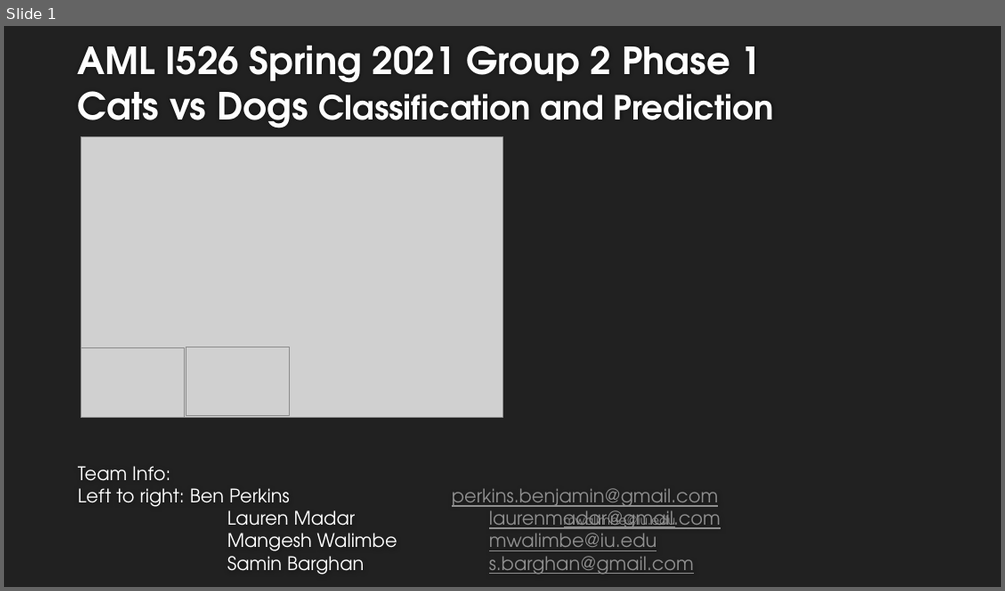
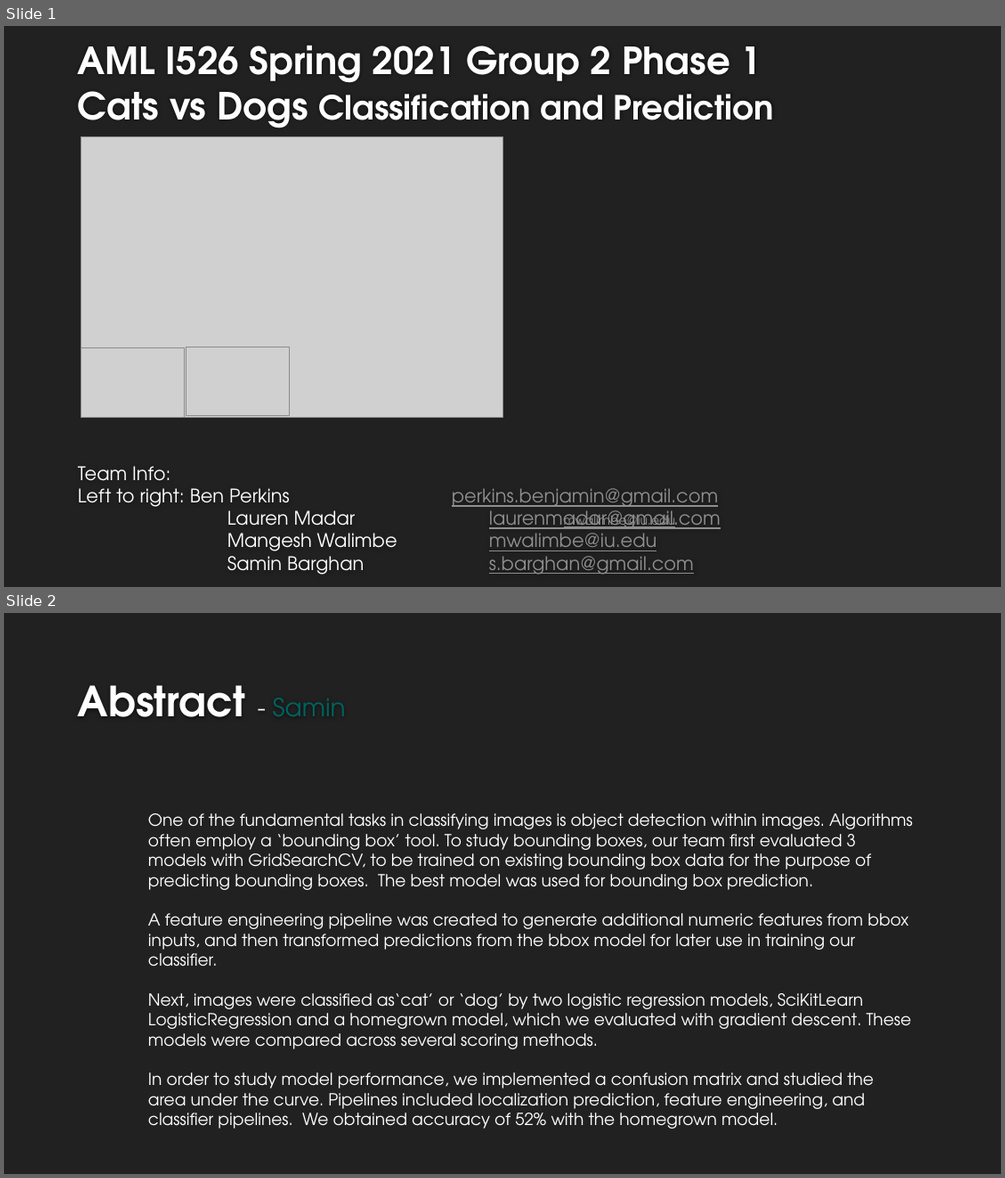
Before and after one commit to LaurenMadar/AML-finalgroup2, a slide deck: other/Group2_Phase1.pptx. Shown one above the other, each under a label of ours: slide 1 before the commit, slides 1 and 2 after it. The pictures are 1005x591 and 1005x1178 pixels, drawn with LibreOffice and Linux fonts; fonts in the diff are those of the drawing; grey boxes stand for pictures; background and template pictures are left out. Boxes give left, top, right and bottom in pixels: in the first picture for what was removed or moved away, otherwise in the second. Text is boxed around its words. In the diff, an @@ line names an element or a change of style, - is before the commit and + after.

Commit message:
Updated powerpoint with adjusted abstract based on Samin's reduction
Some abstract info from Samin was not accurate so I corrected it. Word count is 150 exactly so we cannot add anything to it.
Samin can record her video at any time now. Still adding info for other slides.

```diff
--- a/other/Group2_Phase1.pptx
+++ b/other/Group2_Phase1.pptx
@@ slide 2 added at box(4, 613, 1001, 1174), background #212121 @@
@@ title added at box(78, 685, 346, 717), 40 pt, text #FEFEFE, bold @@
+Abstract - Samin
@@ text added at box(148, 813, 913, 1128), 16 pt, text #FFFFFF @@
+One of the fundamental tasks in classifying images is object detection within images. Algorithms often employ a ‘bounding box’ tool. To study bounding boxes, our team first evaluated 3 models with GridSearchCV, to be trained on existing bounding box data for the purpose of predicting bounding boxes. The best model was used for bounding box prediction.
+A feature engineering pipeline was created to generate additional numeric features from bbox inputs, and then transformed predictions from the bbox model for later use in training our classifier.
+Next, images were classified as‘cat’ or ‘dog’ by two logistic regression models, SciKitLearn LogisticRegression and a homegrown model, which we evaluated with gradient descent. These models were compared across several scoring methods.
+In order to study model performance, we implemented a confusion matrix and studied the area under the curve. Pipelines included localization prediction, feature engineering, and classifier pipelines. We obtained accuracy of 52% with the homegrown model.
```
Also in this commit, not shown: 6 slides changed, 2 other slides added, 1 slide removed.
